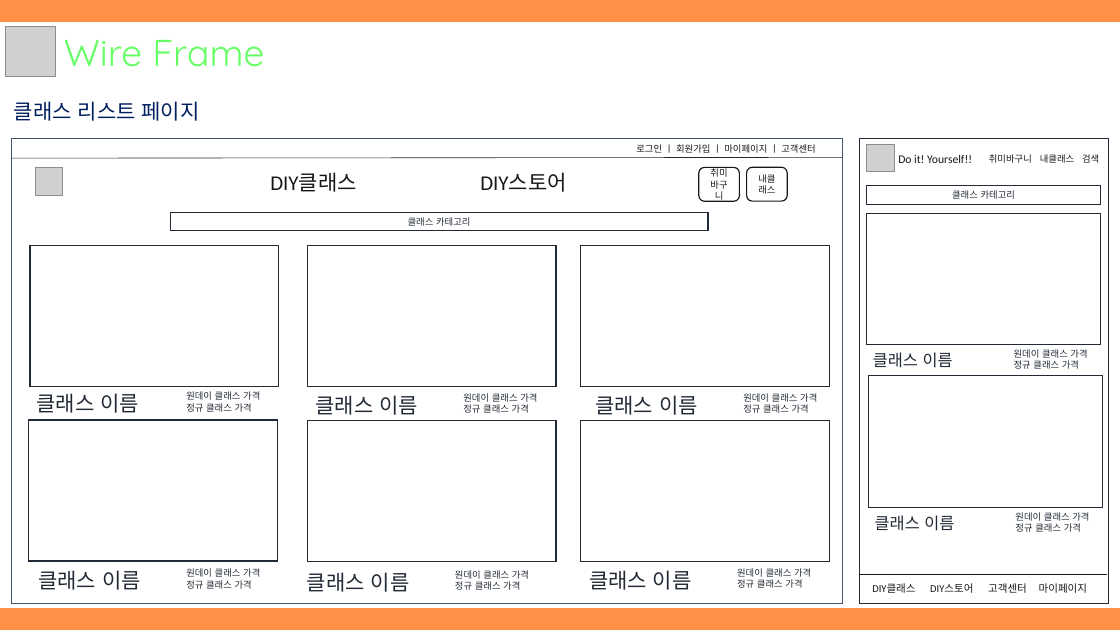
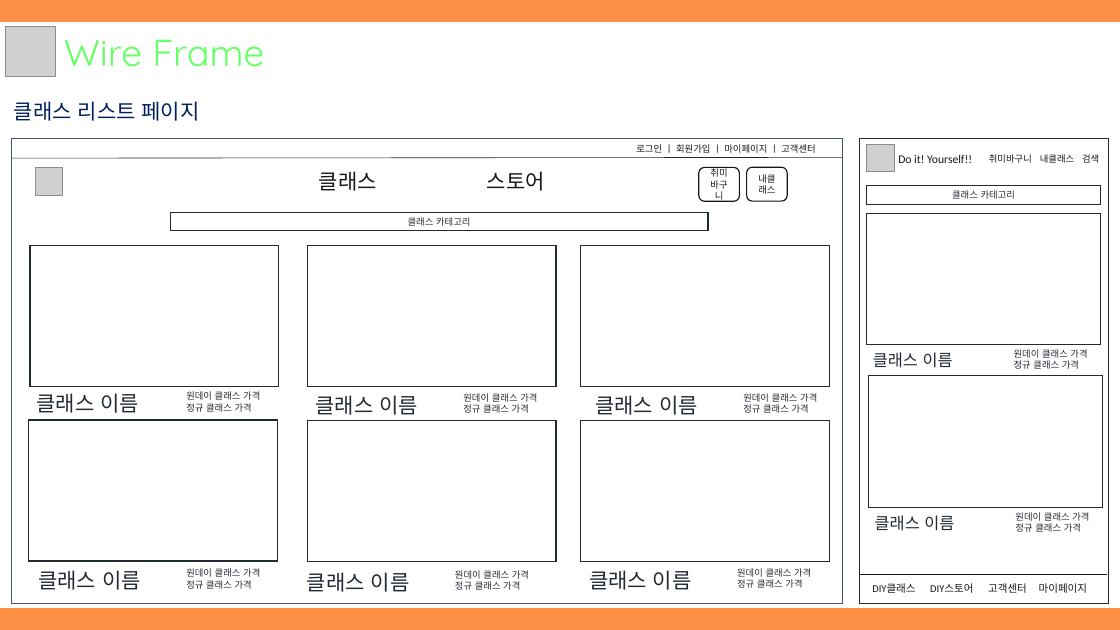
Before and after one commit to hhsw07/ezen-academy-projects, a slide deck: slide 36 of WebContent/발표자료/1차/3조 원데이클래스.pptx. Drawn at 1120x630 pixels with LibreOffice and Linux fonts; fonts in the diff are those of the drawing; grey boxes stand for pictures. Boxes give left, top, right and bottom in pixels: in the first picture for what was removed or moved away, otherwise in the second. Text is boxed around its words. In the diff, an @@ line names an element or a change of style, - is before the commit and + after.

```diff
--- a/WebContent/발표자료/1차/3조 원데이클래스.pptx
+++ b/WebContent/발표자료/1차/3조 원데이클래스.pptx
@@ text at [319, 171, 545, 191]: text changed @@
-DIY클래스 DIY스토어
+클래스 스토어
```
Also in this commit, not shown: 6 other slides changed.
